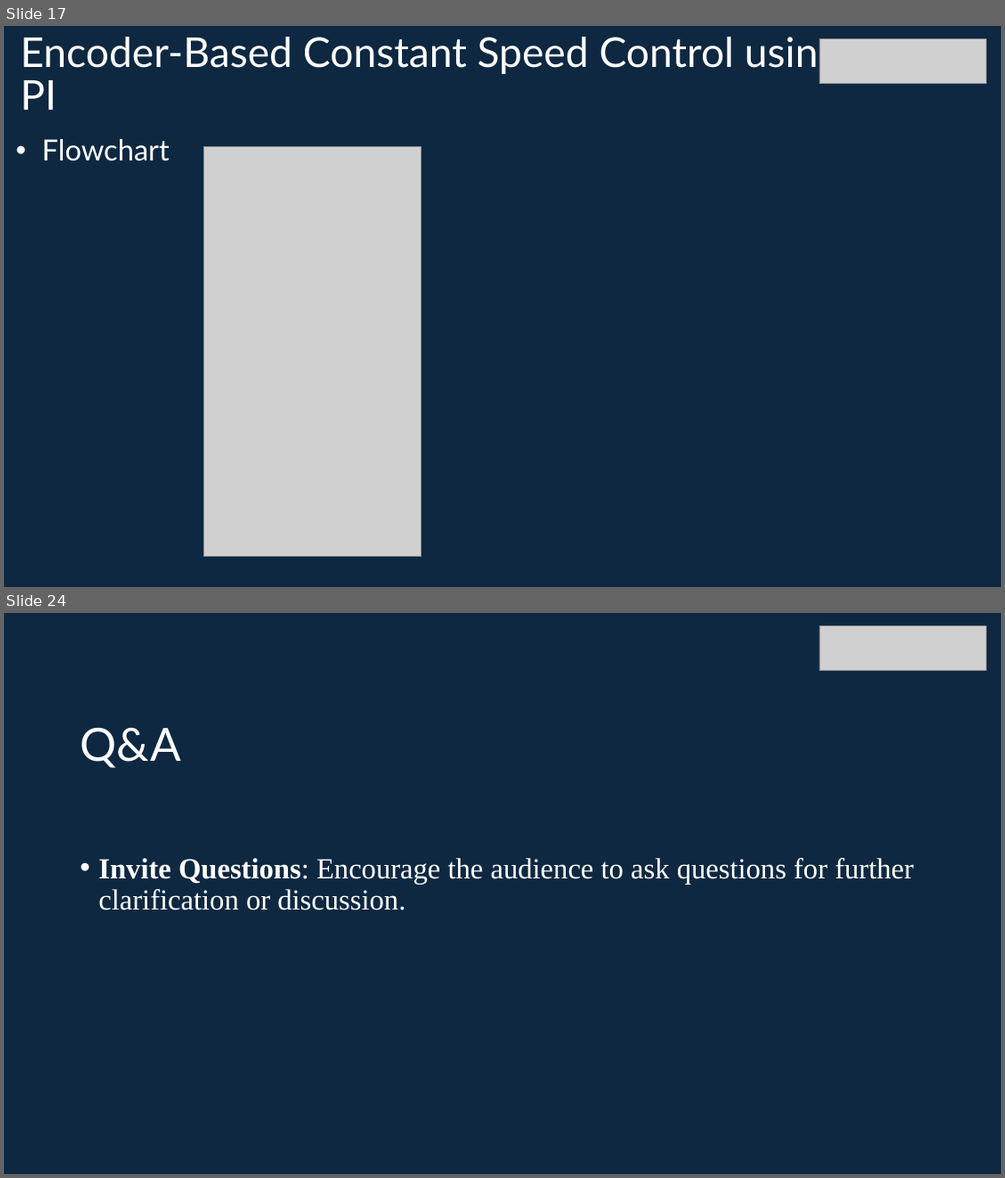
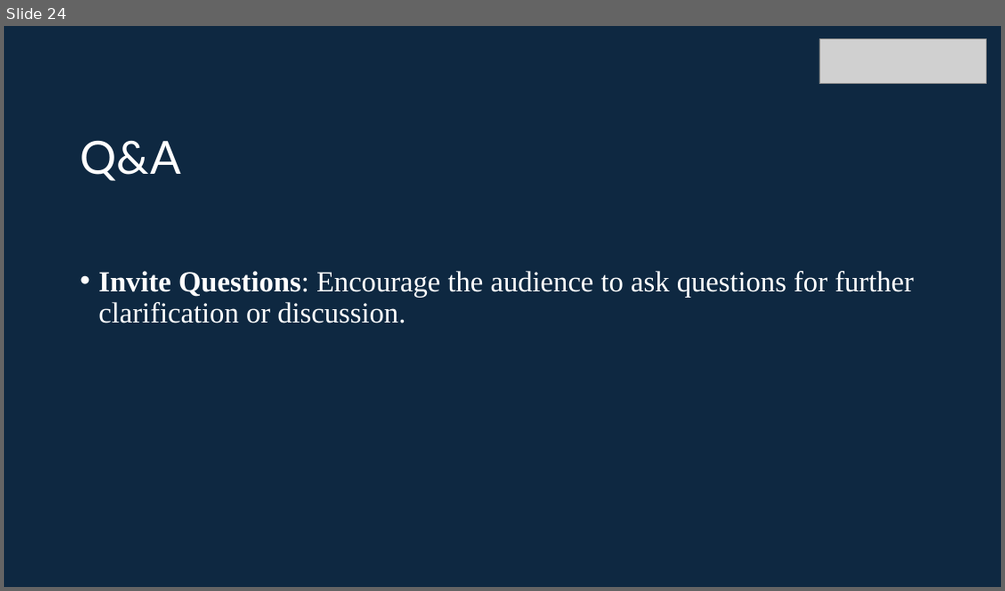
Before and after one commit to info-zas/zas-robotics-car-3-encoders-imu-gps, a slide deck: 01_FoundationProjects/10_Car-3_Sine_Trajectory/10_Car-3_Sine_Trajectory.pptx. Shown one above the other, each under a label of ours: slides 17 and 24 before the commit, slide 24 after it; the slides between them are not shown. The pictures are 1005x1178 and 1005x591 pixels, drawn with LibreOffice and Linux fonts; fonts in the diff are those of the drawing; grey boxes stand for pictures. Boxes give left, top, right and bottom in pixels: in the first picture for what was removed or moved away, otherwise in the second. Text is boxed around its words. In the diff, an @@ line names an element or a change of style, - is before the commit and + after.

```diff
--- a/01_FoundationProjects/10_Car-3_Sine_Trajectory/10_Car-3_Sine_Trajectory.pptx
+++ b/01_FoundationProjects/10_Car-3_Sine_Trajectory/10_Car-3_Sine_Trajectory.pptx
@@ slide 17 removed at [4,26,1001,587], background #0E2841 @@
@@ title removed at [20,37,840,110] @@
-Encoder-Based Constant Speed Control using PI
@@ picture removed at [819,38,986,84] @@
@@ text removed at [42,139,170,161] @@
-• Flowchart
@@ picture removed at [204,147,421,556] @@
```
Also in this commit, not shown: 19 slides changed, 1 slide added.
